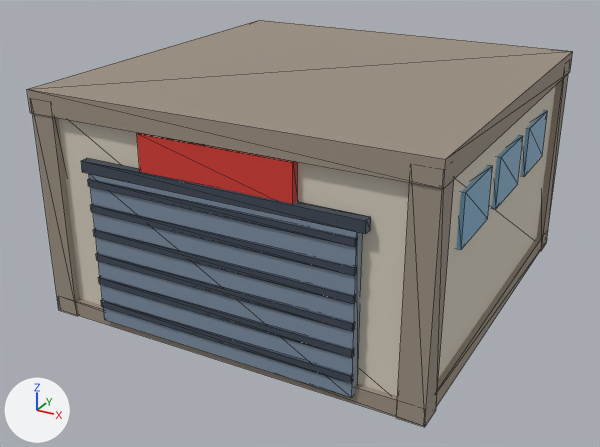
Two versions of the glTF model frontend/assets/custom/circuit/pitsGarageClosed.glb, one commit apart.
The view is the same before and after, from a 50 mm camera at (13.6, -26.5, 15.2) aimed at (-0.4, -1.1, 2.5). The lights are fixed; the arrows at lower left show +X, +Y and +Z. The picture after the commit comes second. Mesh edges are drawn as thin lines. Vertices at exactly the same position are counted once.

In view in the first picture: 'pitsGarageClosed_concrete', 'pitsGarageClosed_concreteDark', 'pitsGarageClosed_glass', 'pitsGarageClosed_red', 'pitsGarageClosed_steel', 'pitsGarageClosed_steelDark'.
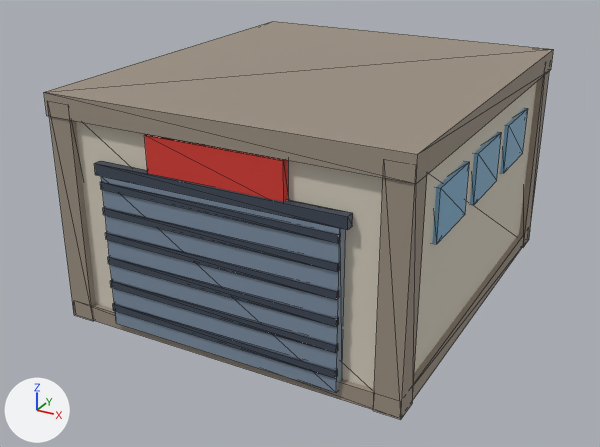
The change in detail:
me_cube is used by ob_pitsgarageclosed_concrete; location (0.0, 0.0, 0.0).
me_cube had 8 vertices, 12 faces and spanned x -6.9..6.9, y -7.0..7.0, z 0.0..8.0.
me_cube now has 8 vertices, 12 faces and spans x -6.15..6.15, y -7.0..7.0, z 0.0..8.0.
me_cube part 1: the whole mesh is scaled about its middle by (0.891, 1, 1).
me_cube_001 is used by ob_pitsgarageclosed_concretedark; location (0.0, 0.0, 0.0).
me_cube_001 had 48 vertices, 72 faces and spanned x -7.2..7.2, y -7.3..7.3, z 0.0..8.3.
me_cube_001 now has 48 vertices, 72 faces and spans x -6.45..6.45, y -7.3..7.3, z 0.0..8.3.
me_cube_001 part 2: the loose piece of 8 vertices spanning x -7.1..7.1, y -7.2..7.2, z 0.0..0.6 is scaled about its middle by (0.894, 1, 1).
me_cube_001 part 3: the loose piece of 8 vertices spanning x -7.15..-6.25, y -7.25..-6.35, z 0.0..8.0 is moved by (0.75, 0.0, 0.0).
me_cube_001 part 4: the loose piece of 8 vertices spanning x 6.25..7.15, y -7.25..-6.35, z 0.0..8.0 is moved by (-0.75, 0.0, 0.0).
me_cube_001 part 5: the loose piece of 8 vertices spanning x 6.25..7.15, y 6.35..7.25, z 0.0..8.0 is moved by (-0.75, 0.0, 0.0).
me_cube_001 part 6: the loose piece of 8 vertices spanning x -7.2..7.2, y -7.3..7.3, z 7.5..8.3 is scaled about its middle by (0.896, 1, 1).
Other edits to the shape of me_cube_001 do not show in these pictures.
me_cube_006 is used by ob_pitsgarageclosed_steel; location (0.0, 0.0, 0.0).
me_cube_006 had 8 vertices, 12 faces and spanned x -4.83..4.83, y -7.36..-6.96, z 0.3..5.8.
me_cube_006 now has 8 vertices, 12 faces and spans x -4.3..4.3, y -7.36..-6.96, z 0.3..5.8.
me_cube_006 part 7: the whole mesh is scaled about its middle by (0.891, 1, 1).
me_cube_014 is used by ob_pitsgarageclosed_red; location (0.0, 0.0, 0.0).
me_cube_014 had 8 vertices, 12 faces and spanned x -2.76..2.76, y -7.26..-6.96, z 6.05..7.45.
me_cube_014 now has 8 vertices, 12 faces and spans x -2.46..2.46, y -7.26..-6.96, z 6.05..7.45.
me_cube_014 part 8: the whole mesh is scaled about its middle by (0.891, 1, 1).
me_cube_015 is used by ob_pitsgarageclosed_glass; location (0.0, 0.0, 0.0).
me_cube_015 had 48 vertices, 72 faces and spanned x -7.04..7.04, y -4.8..4.8, z 4.7..6.5.
me_cube_015 now has 48 vertices, 72 faces and spans x -6.29..6.29, y -4.8..4.8, z 4.7..6.5.
me_cube_015 part 9: the loose piece of 8 vertices spanning x 6.74..7.04, y -4.8..-2.2, z 4.7..6.5 is moved by (-0.75, 0.0, 0.0).
me_cube_015 part 10: the loose piece of 8 vertices spanning x 6.74..7.04, y -1.3..1.3, z 4.7..6.5 is moved by (-0.75, 0.0, 0.0).
me_cube_015 part 11: the loose piece of 8 vertices spanning x 6.74..7.04, y 2.2..4.8, z 4.7..6.5 is moved by (-0.75, 0.0, 0.0).
Other edits to the shape of me_cube_015 do not show in these pictures.

Where the change shows, as pixel boxes (x1, y1, x2, y2) in the pictures (600 x 447 px; the box of a moved part takes in the faces that stretch with it):
'pitsGarageClosed_concreteDark', reshaped (7% narrower)
    before: (27, 20, 573, 427)
    after: (44, 21, 554, 420)
'pitsGarageClosed_concrete', rescaled (7% narrower)
    before: (59, 85, 556, 396)
    after: (76, 82, 537, 389)
'pitsGarageClosed_steel', rescaled (11% narrower)
    before: (89, 174, 362, 398)
    after: (101, 176, 345, 393)
'pitsGarageClosed_glass', reshaped
    before: (456, 110, 548, 250)
    after: (432, 108, 528, 244)
'pitsGarageClosed_red', rescaled (11% narrower)
    before: (137, 133, 297, 204)
    after: (145, 134, 288, 202)
part 2 of me_cube_001, moved or reshaped
    before: (76, 237, 541, 417)
    after: (92, 234, 524, 409)
part 3 of me_cube_001, moved or reshaped
    before: (32, 113, 80, 316)
    after: (49, 116, 96, 321)
part 4 of me_cube_001, moved or reshaped
    before: (396, 180, 454, 427)
    after: (373, 175, 427, 420)
part 5 of me_cube_001, moved or reshaped
    before: (537, 74, 568, 251)
    after: (519, 72, 549, 247)
part 6 of me_cube_001, moved or reshaped
    before: (27, 20, 573, 189)
    after: (44, 21, 554, 184)
part 9 of me_cube_015, moved or reshaped
    before: (456, 165, 493, 250)
    after: (432, 161, 470, 244)
part 10 of me_cube_015, moved or reshaped
    before: (492, 135, 523, 209)
    after: (470, 132, 502, 205)
part 11 of me_cube_015, moved or reshaped
    before: (521, 110, 548, 176)
    after: (500, 108, 528, 173)
